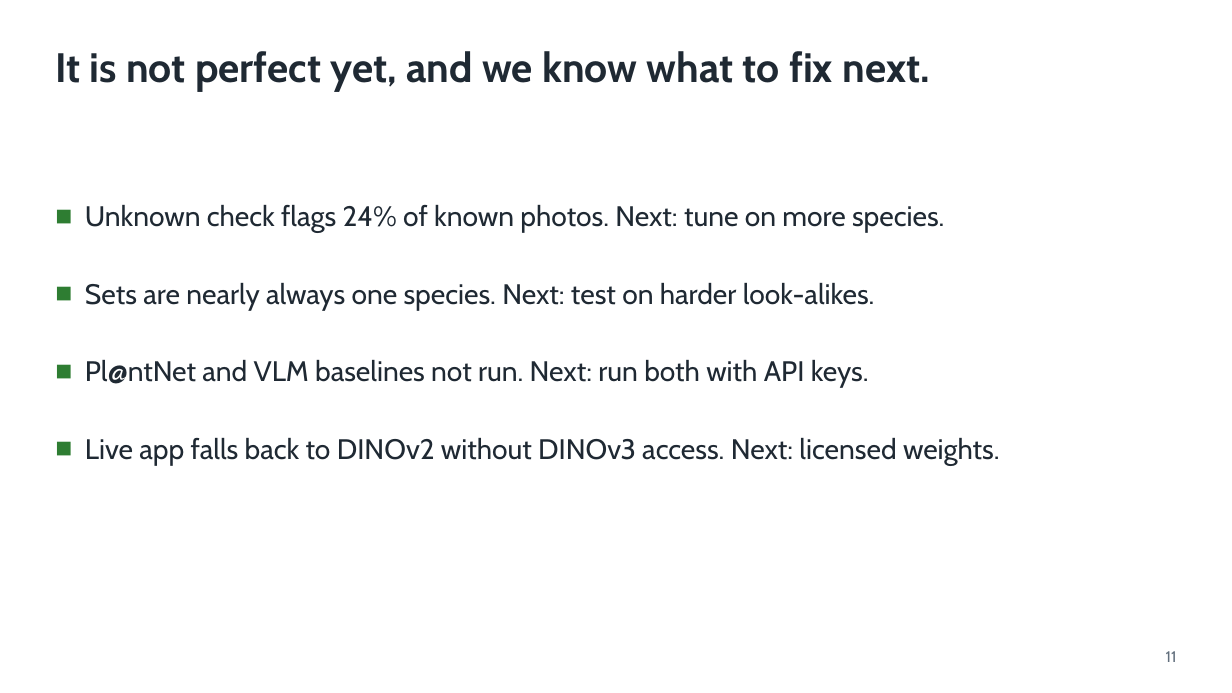
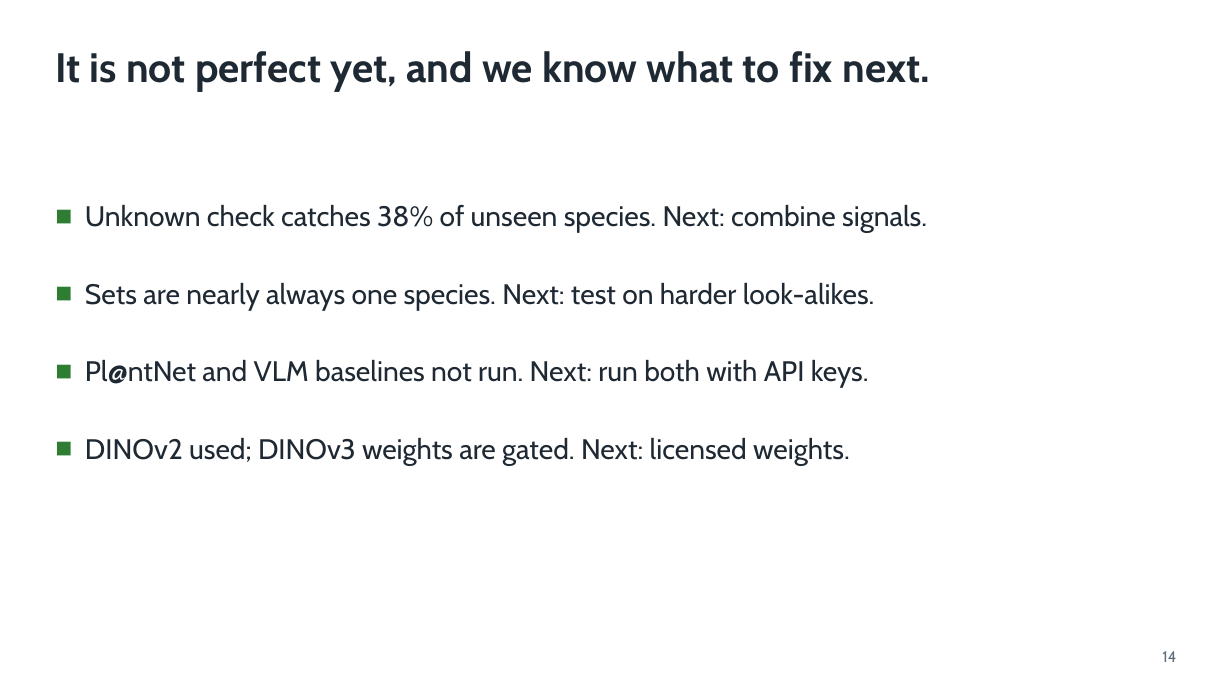
Before and after one commit to shadowBit01/Plant-Classifier-model, a slide deck: slide 14 of pitch/VanaLens.pptx (slide 11 before the commit). Drawn at 1232x693 pixels with LibreOffice and Linux fonts; fonts in the diff are those of the drawing. Boxes give left, top, right and bottom in pixels: in the first picture for what was removed or moved away, otherwise in the second. Text is boxed around its words. In the diff, an @@ line names an element or a change of style, - is before the commit and + after.

```diff
--- a/pitch/VanaLens.pptx
+++ b/pitch/VanaLens.pptx
@@ text at [85,205,927,233]: text changed @@
-■ Unknown check flags 24% of known photos. Next: tune on more species.
+■ Unknown check catches 38% of unseen species. Next: combine signals.
@@ text at [85,438,850,465]: text changed @@
-■ Live app falls back to DINOv2 without DINOv3 access. Next: licensed weights.
+■ DINOv2 used; DINOv3 weights are gated. Next: licensed weights.
@@ text at [1162,651,1176,662]: text changed @@
-11
+14
```
Also in this commit, not shown: 9 other slides changed, 3 slides added, 31 other files.
